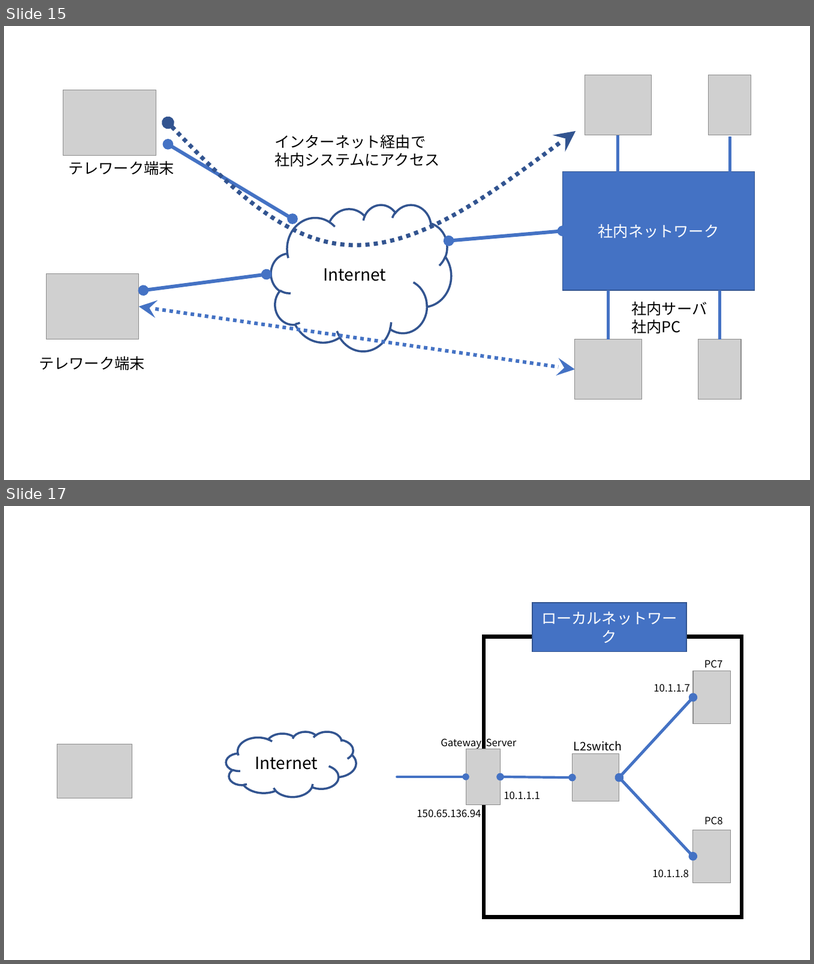
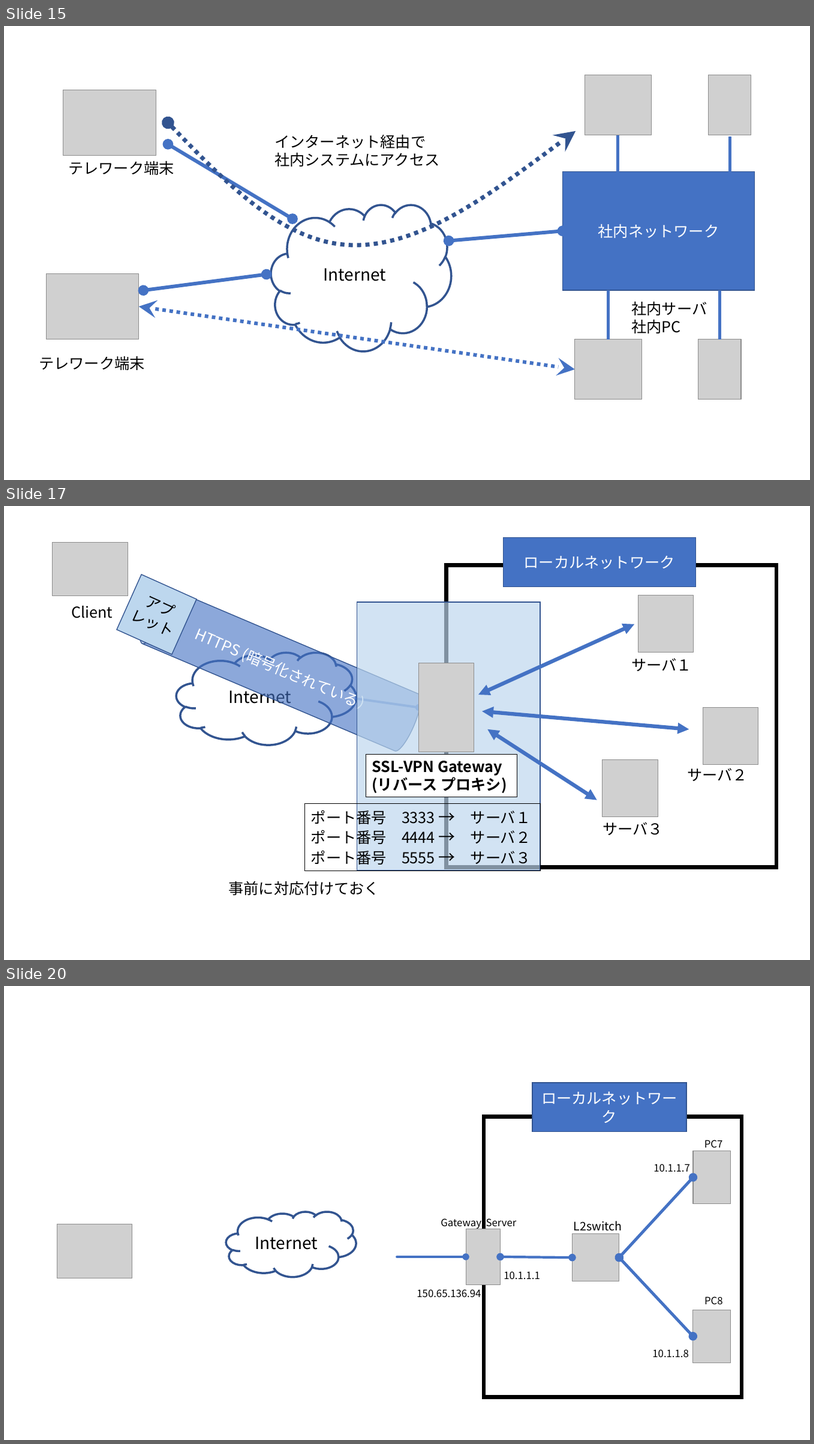
Before and after one commit to Alice-to-Bob/Graduate_School, a slide deck: SUBTHEME/graphs/network_archtecture.pptx. Shown one above the other, each under a label of ours: slides 15 and 17 before the commit, slides 15, 17 and 20 after it; the slides between them are not shown. The pictures are 814x964 and 814x1444 pixels, drawn with LibreOffice and Linux fonts; fonts in the diff are those of the drawing; grey boxes stand for pictures. Boxes give left, top, right and bottom in pixels: in the first picture for what was removed or moved away, otherwise in the second. Text is boxed around its words. In the diff, an @@ line names an element or a change of style, - is before the commit and + after.

```diff
--- a/SUBTHEME/graphs/network_archtecture.pptx
+++ b/SUBTHEME/graphs/network_archtecture.pptx
@@ slide 17 added at bbox=[4, 506, 810, 960], background #FFFFFF @@
@@ rectangle added at bbox=[504, 537, 696, 586], fill #4472C4, outline #325491 1 pt, 18 pt, text #FFFFFF @@
+ローカルネットワーク
@@ picture added at bbox=[53, 542, 128, 596] @@
@@ rectangle added at bbox=[116, 574, 197, 654], fill #BDD7EE, outline #325491 1 pt, 18 pt, text #000000 @@
+アプレット
@@ rectangle added at bbox=[447, 565, 777, 867], fill #FFFFFF, outline #000000 4.5 pt @@
@@ cylinder added at bbox=[135, 583, 426, 753], fill #4472C4 at 61% opacity, outline #325491 1 pt, 18 pt, text #FFFFFF @@
+HTTPS (暗号化されている）
@@ picture added at bbox=[639, 595, 694, 652] @@
@@ text added at bbox=[71, 606, 113, 618], 18 pt, text #000000 @@
+Client
@@ rectangle added at bbox=[357, 602, 540, 870], fill #BDD7EE at 68% opacity, outline #325491 1 pt @@
@@ double arrow added from (479, 695) to (635, 624), #4472C4 4.5 pt @@
@@ cloud added at bbox=[176, 652, 356, 745], fill #FFFFFF, outline #325491 2.5 pt, 20 pt, text #000000 @@
+Internet
@@ picture added at bbox=[419, 663, 474, 751] @@
@@ text added at bbox=[632, 658, 692, 671], 18 pt, text #000000 @@
+サーバ１
@@ arrow added from (356, 699) to (419, 708), #4472C4 2.75 pt @@
@@ double arrow added from (483, 711) to (689, 729), #4472C4 4.5 pt @@
@@ picture added at bbox=[704, 708, 759, 765] @@
@@ double arrow added from (488, 729) to (597, 800), #4472C4 4.5 pt @@
@@ rectangle added at bbox=[366, 754, 518, 797], fill #FFFFFF, outline #000000 0.75 pt, 18 pt, text #000000, bold @@
+SSL-VPN Gateway
+(リバース プロキシ)
@@ picture added at bbox=[603, 759, 659, 816] @@
@@ text added at bbox=[688, 768, 749, 781], 18 pt, text #000000 @@
+サーバ２
@@ rectangle added at bbox=[305, 803, 540, 870], outline #000000 0.75 pt, 18 pt, text #000000 @@
+ポート番号 3333 → サーバ１
+ポート番号 4444 → サーバ２
+ポート番号 5555 → サーバ３
@@ text added at bbox=[603, 822, 664, 835], 18 pt, text #000000 @@
+サーバ３
@@ text added at bbox=[228, 880, 379, 895], 18 pt, text #000000 @@
+事前に対応付けておく
@@ what was slide 17 is now slide 20 @@
```
Also in this commit, not shown: 2 slides changed, 2 other slides added, 12 other files.
